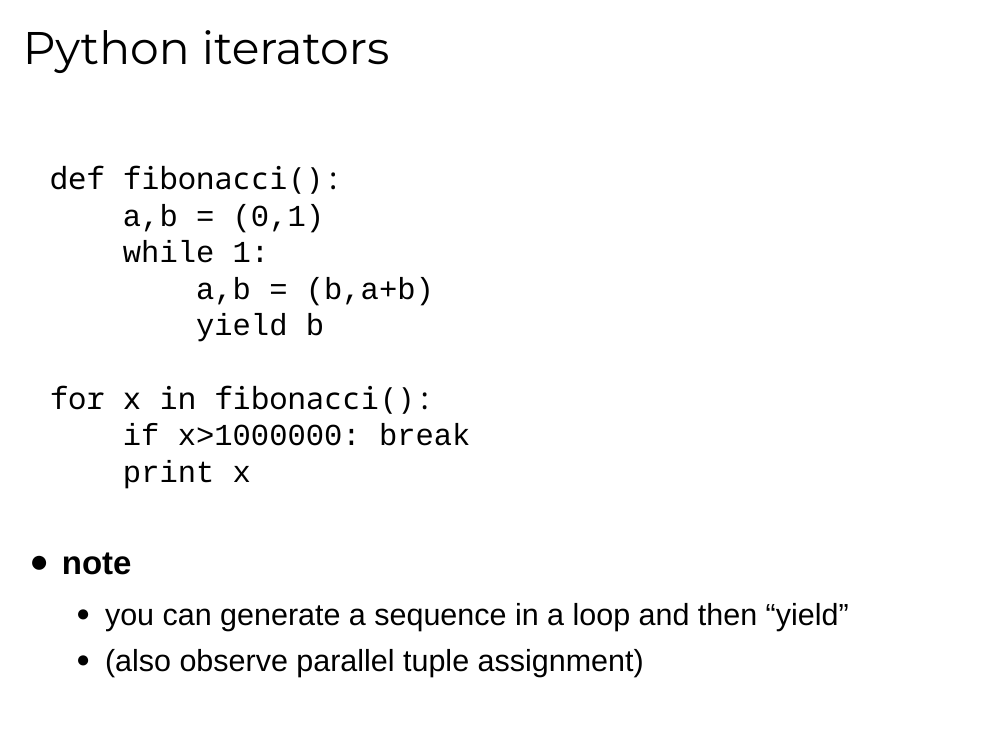
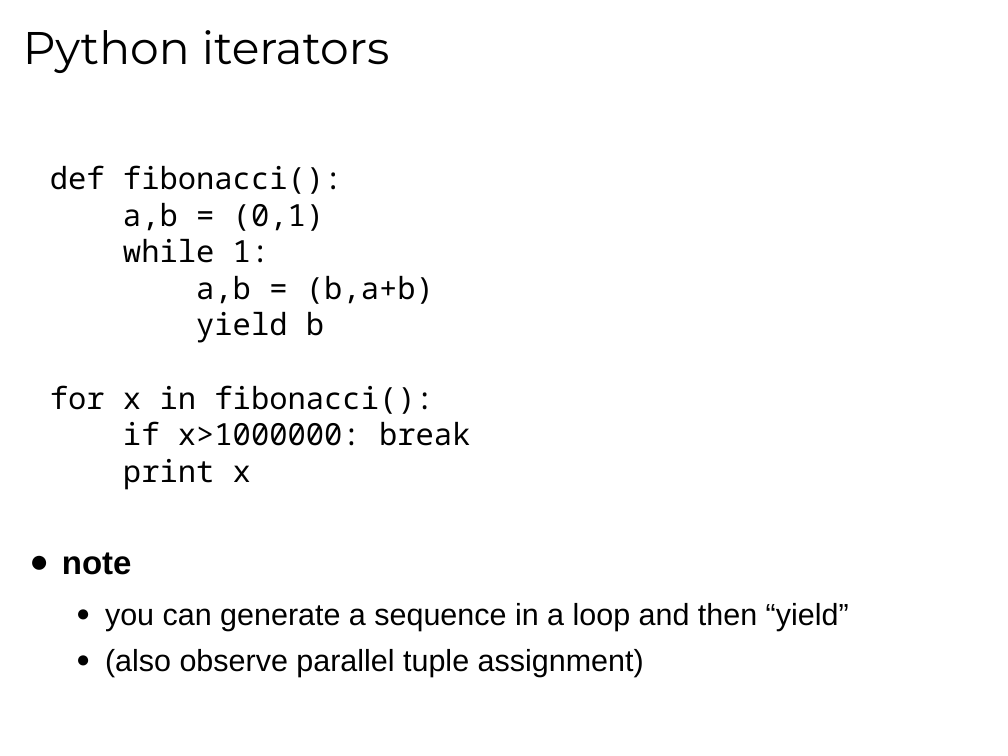
Before and after one commit to tmbdev-teaching/teaching-mmir, a slide deck: slide 16 of 01-python.odp. Drawn at 1008x756 pixels with LibreOffice and Linux fonts; fonts in the diff are those of the drawing. Boxes give left, top, right and bottom in pixels: in the first picture for what was removed or moved away, otherwise in the second. Text is boxed around its words. In the diff, an @@ line names an element or a change of style, - is before the commit and + after.

```diff
--- a/01-python.odp
+++ b/01-python.odp
@@ text at (123,202,470,490): font Courier New to Noto Sans Mono in "a,b = (0,1)", "while 1:", "a,b = (b,a+b)", "yield b" and 2 more places @@
```
Also in this commit, not shown: 9 other slides changed, 1 slide removed, 3 other files.
